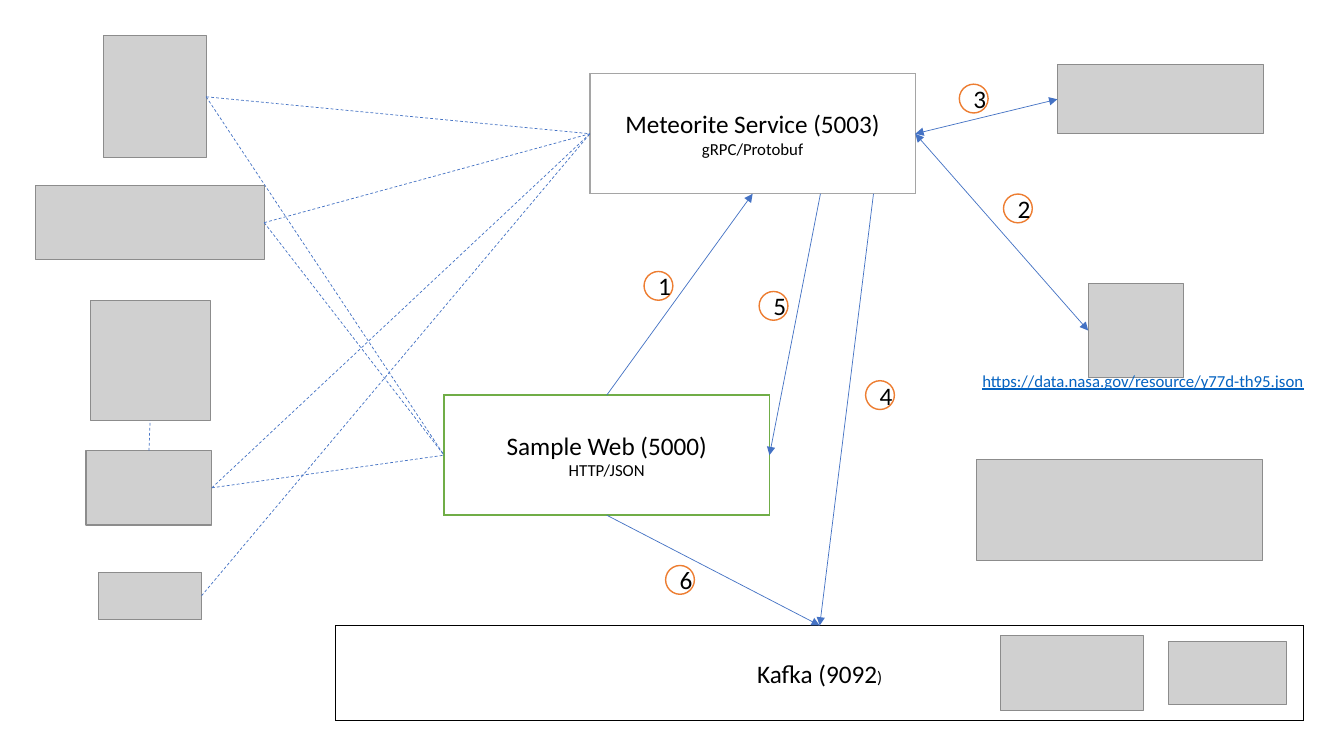
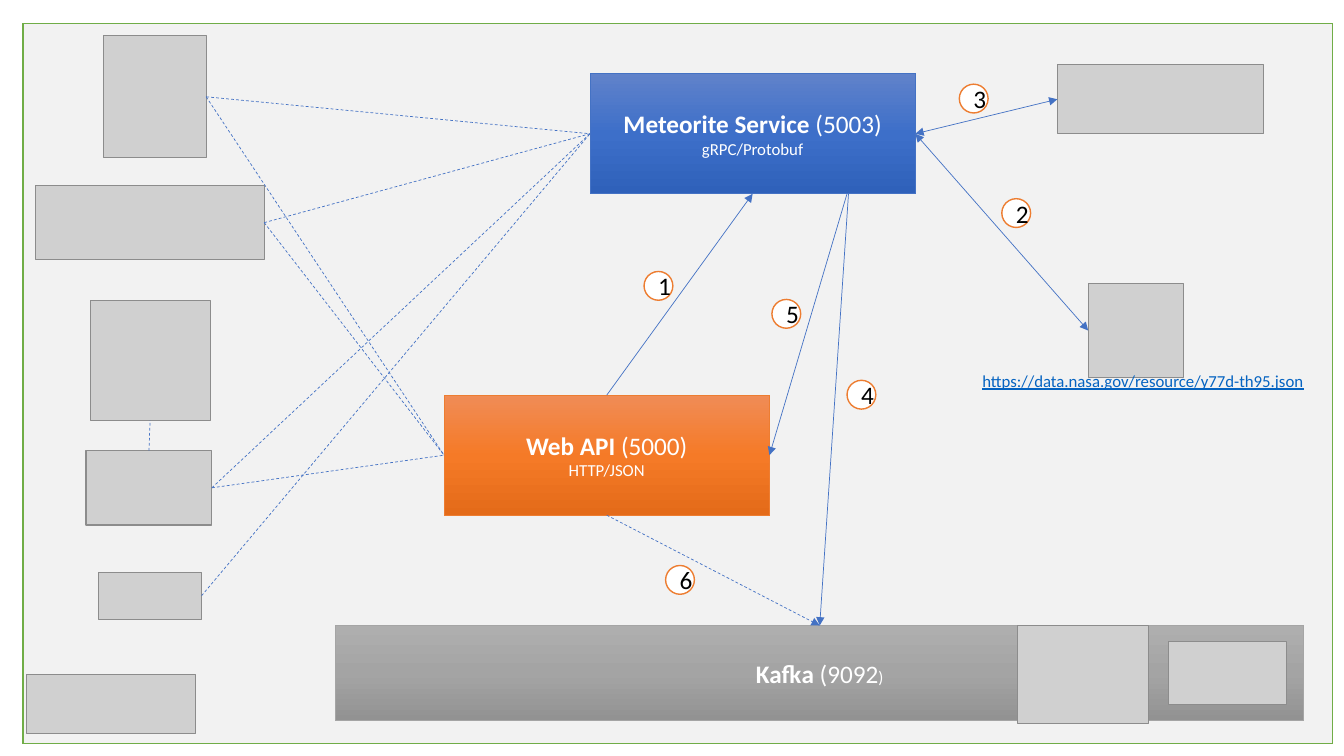
Before and after one commit to thangchung/practical-opentelemetry, a slide deck: slide 1 of assets/draw.pptx. Drawn at 1344x756 pixels with LibreOffice and Linux fonts; fonts in the diff are those of the drawing; grey boxes stand for pictures. Boxes give left, top, right and bottom in pixels: in the first picture for what was removed or moved away, otherwise in the second. Text is boxed around its words. In the diff, an @@ line names an element or a change of style, - is before the commit and + after.

```diff
--- a/assets/draw.pptx
+++ b/assets/draw.pptx
@@ rectangle added at (23,24,1333,744), fill #F2F2F2, outline #70AD47 1 pt @@
@@ rectangle "Meteorite Service (5003)" at (590,74,915,194): text colour #000000 to #FFFFFF; bold on in "Meteorite Service"; fill #FFFFFF to gradient #6183CB to #3E70CA to #3062BB; outline #A5A5A5 1 pt to #4472C4 0.5 pt @@
@@ arrow moved from (821, 194) - (769, 456) to (847, 194) - (769, 456) @@
@@ arrow moved from (874, 194) - (820, 626) to (849, 194) - (820, 626) @@
@@ ellipse "2": place and size @@
-ellipse "2" at (1004,195,1033,224)
+ellipse "2" at (1002,199,1031,228)
@@ ellipse "5": place and size @@
-ellipse "5" at (759,291,788,321)
+ellipse "5" at (772,299,802,329)
@@ ellipse "4": place and size @@
-ellipse "4" at (866,381,895,410)
+ellipse "4" at (847,380,876,409)
@@ rectangle "Web API (5000)" at (445,395,770,515): fill #FFFFFF to gradient #F18C57 to #F67B28 to #E56C19; outline #70AD47 1 pt to #ED7D31 0.5 pt @@
@@ text in rectangle at (526,437,687,458): text changed; text colour #000000 to #FFFFFF; bold on @@
-Sample Web (5000)
+Web API (5000)
@@ text in rectangle at (569,464,645,477): text colour #000000 to #FFFFFF in "HTTP/JSON" @@
@@ arrow (607, 515) - (820, 626): stroke #4472C4 0.5 pt to #4472C4 0.5 pt dashed @@
@@ rectangle "Kafka (9092)" at (336,626,1304,721): text colour #000000 to #FFFFFF; bold on in "Kafka"; fill #FFFFFF to gradient #AFAFAF to #A5A5A5 to #939393; outline #000000 1 pt to #A5A5A5 0.5 pt @@
@@ picture: place and size @@
-picture at (1000,635,1143,711)
+picture at (1017,625,1148,723)
@@ picture: place and size @@
-picture at (977,460,1263,561)
+picture at (26,675,196,734)
```
Also in this commit, not shown: 1 slide added, 12 other files.
